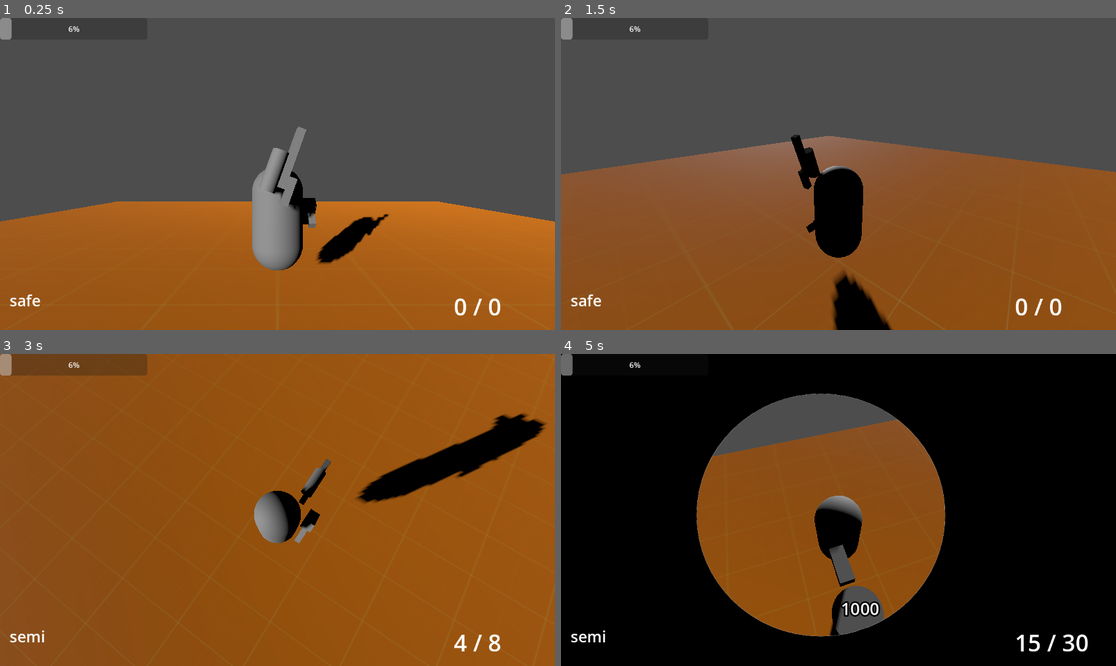
Above: before the commit, frames 1-4 (two rows, left to right).
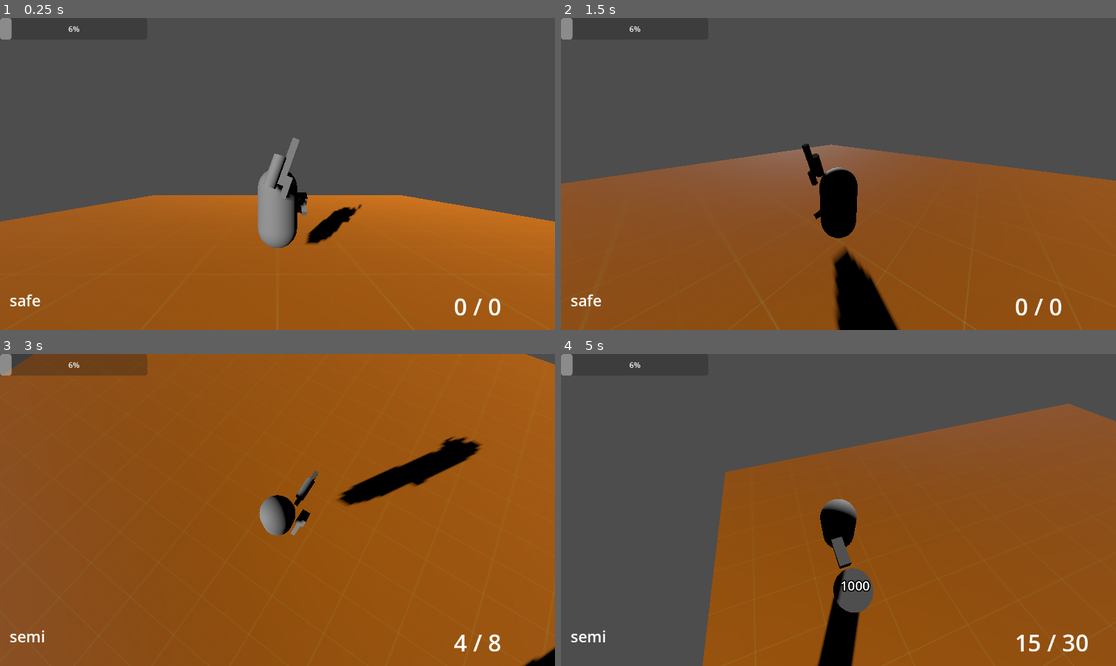
Above: after the commit, the same moments.

Repository: IndustrialDonut/CSGodot
Game: Godot game, scene res://Main.tscn
Two runs of this game, one before a commit and one after it. Both use one fixed random seed, a clock stepped at 60 frames per second and the inputs below.
Inputs (mouse positions are in pixels of both pictures, inside the frame that each line leads up to):
- Up to frame 1 (0.25 s): no input
- Up to frame 2 (1.5 s): tap Enter (ui_accept) at 0.5, 0.77 s; move the mouse to (960, 158) at 0.52 s; hold D (right) 0.53-1.28 s; hold Ctrl (control) 0.53-1.28 s; move the mouse to (727, 189) at 1.27 s; hold S (backward) from 1.28 s (still down); tap Q (last_weapon) at 1.35 s
- Up to frame 3 (3 s): tap Enter (ui_accept) at 1.52, 2.75 s; move the mouse to (333, 441) at 2.02 s; release S (backward) at 2.03 s; press the mouse at (333, 441) at 2.03 s; hold D (right) 2.03-2.78 s; move the mouse to (249, 572) at 2.77 s; release the mouse at (249, 572) at 2.78 s; hold W (forward) from 2.78 s (still down); tap 1 (primary) at 2.85 s
- Up to frame 4 (5 s): tap Enter (ui_accept) at 3.02, 3.77, 4.52 s; move the mouse to (1005, 556) at 3.52 s; release W (forward) at 3.53 s; hold Right mouse button (rmb) 3.53-4.28 s; hold A (left) from 3.53 s (still down); move the mouse to (672, 463) at 4.27 s; tap 2 (secondary) at 4.35 s

The runs differ from the first frame. In frame 1, 3.9% of the frame differs, in the area x 21-79%, y 34-81%; in frame 2, 5.2%; in frame 3, 3.9%; in frame 4, 77%, in the area x 0-100%, y 0-100%.
Error before the commit: Invalid call. Nonexistent function 'get_fov' in base 'Node3D (camera_orbiter.gd)'. (res://Player.gd:109)

Commit message:
refactor: add setter and getter for FOV on the CameraOrbiter and on the Player, these now used by ScopeSpecial during execute

Diff:
--- a/Player.tscn
+++ b/Player.tscn
@@ -35,10 +35,14 @@
 script = ExtResource("7_6ujti")
 
 [node name="RayCast3D" type="RayCast3D" parent="Shooter"]
+transform = Transform3D(1, 0, 0, 0, 1, 0, 0, 0, 1, 0, 0, -0.525242)
 target_position = Vector3(0, 0, -100)
 collision_mask = 2
 collide_with_areas = true
 collide_with_bodies = false
+
+[node name="Marker3D" type="Marker3D" parent="Shooter"]
+transform = Transform3D(1, 0, 0, 0, 0.858289, -0.513167, 0, 0.513167, 0.858289, 0, -0.176877, -0.817091)
 
 [node name="EquippedModel" type="Node3D" parent="."]
 transform = Transform3D(1, 0, 0, 0, 1, 0, 0, 0, 1, 0.268327, 1.26313, -0.729502)
@@ -71,6 +75,7 @@
 script = ExtResource("5_3rfg8")
 
 [node name="HUD" type="CanvasLayer" parent="."]
+layer = 2
 script = ExtResource("4_1kqjs")
 
 [node name="HealthBar" type="ProgressBar" parent="HUD"]
@@ -136,6 +141,21 @@
 theme_override_font_sizes/font_size = 32
 text = "Fire Mode"
 
+[node name="Scope" type="CanvasLayer" parent="."]
+visible = false
+
+[node name="Scope" type="TextureRect" parent="Scope"]
+anchors_preset = 15
+anchor_right = 1.0
+anchor_bottom = 1.0
+offset_left = -384.0
+offset_top = -216.0
+offset_right = 384.0
+offset_bottom = 216.0
+grow_horizontal = 2
+grow_vertical = 2
+texture = ExtResource("11_uuveq")
+
 [node name="SpecialPolicy" type="Node" parent="."]
 script = ExtResource("7_60vyr")
 
@@ -147,11 +167,4 @@
 [node name="MobilityPolicy" type="Node" parent="."]
 script = ExtResource("1_ndf45")
 
-[node name="Scope" type="TextureRect" parent="."]
-visible = false
-anchors_preset = 15
-anchor_right = 1.0
-anchor_bottom = 1.0
-grow_horizontal = 2
-grow_vertical = 2
-texture = ExtResource("11_uuveq")
+[connection signal="weapon_switching" from="Inventory" to="." method="_on_inventory_weapon_switching"]
--- a/camera/camera_orbiter.gd
+++ b/camera/camera_orbiter.gd
@@ -23,3 +23,11 @@
 		$VBase/Camera3D.translate_object_local(Vector3.FORWARD * scroll_sensitivity)
 	elif Input.is_action_just_released("zoom_out"):
 		$VBase/Camera3D.translate_object_local(-Vector3.FORWARD * scroll_sensitivity)
+
+
+func set_fov(deg : float):
+	$VBase/Camera3D.fov = deg
+
+
+func get_fov() -> float:
+	return $VBase/Camera3D.fov
--- a/camera/camera_orbiter.tscn
+++ b/camera/camera_orbiter.tscn
@@ -9,3 +9,4 @@
 
 [node name="Camera3D" type="Camera3D" parent="VBase"]
 transform = Transform3D(1, 0, 0, 0, 1, 0, 0, 0, 1, 0, 0, 2.0037)
+fov = 90.0
